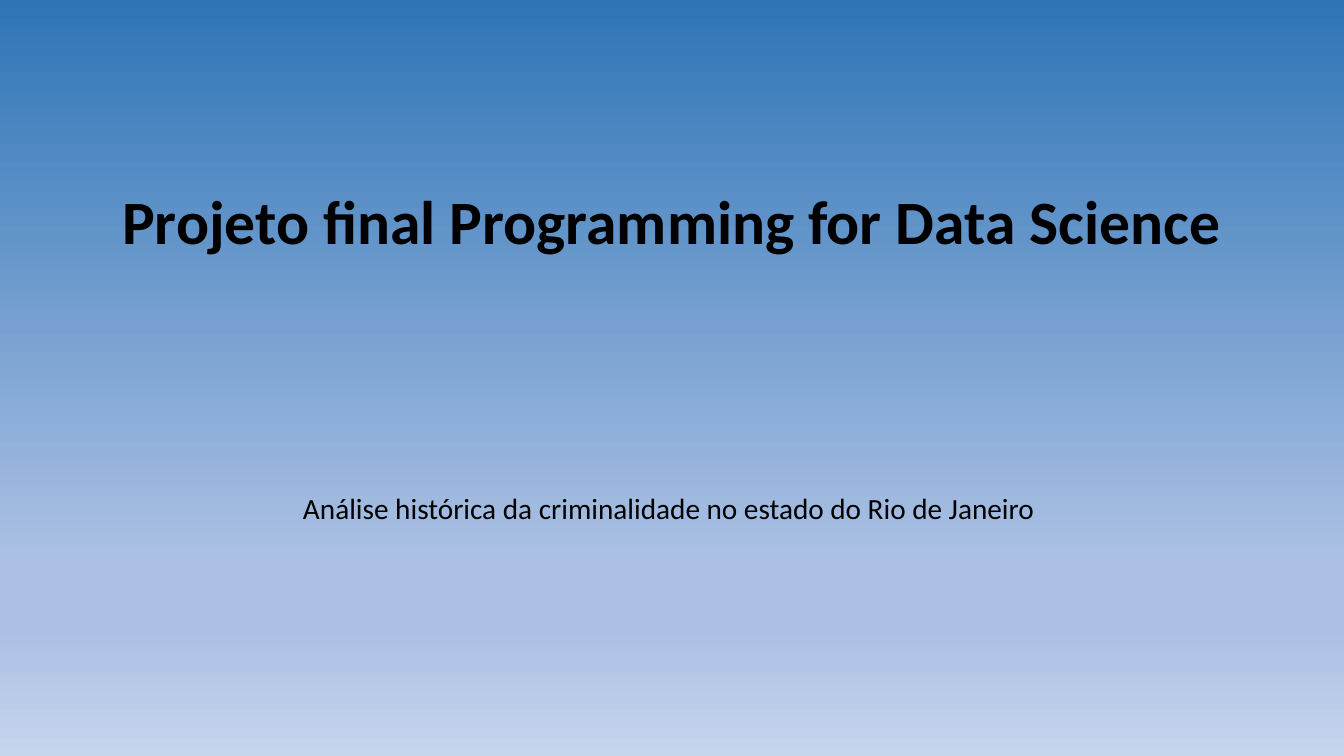
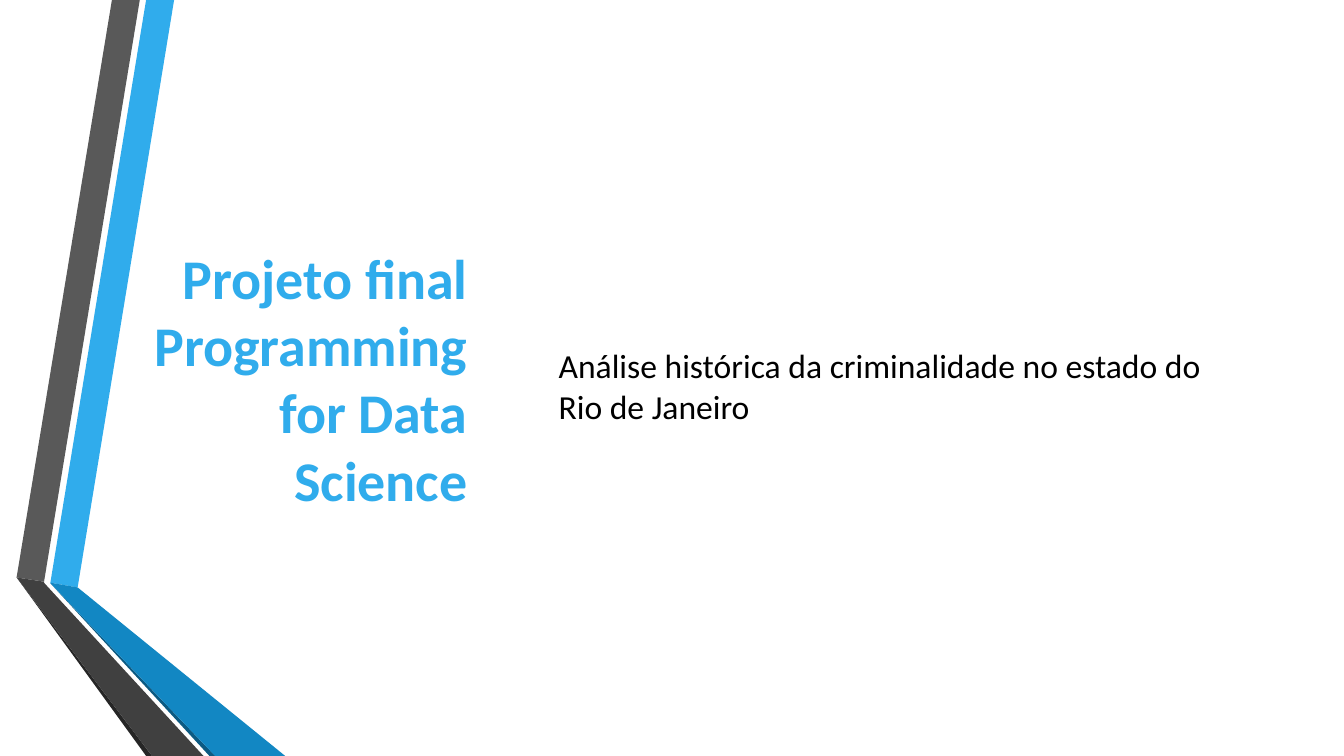
Before and after one commit to DeividCezar/Final_project, a slide deck: slide 1 of Apresentação.pptx. Drawn at 1344x756 pixels with LibreOffice and Linux fonts; fonts in the diff are those of the drawing. Boxes give left, top, right and bottom in pixels: in the first picture for what was removed or moved away, otherwise in the second. Text is boxed around its words. In the diff, an @@ line names an element or a change of style, - is before the commit and + after.

```diff
--- a/Apresentação.pptx
+++ b/Apresentação.pptx
@@ background gradient #2E75B6 to #ABC0E4 to #C7D5ED to #FFFFFF @@
@@ title "Projeto final Programming for Data ...": place and size @@
-title "Projeto final Programming for Data ..." at (122,200,1220,255)
+title "Projeto final Programming for Data ..." at (154,259,468,502)
@@ title "Projeto final Programming for Data ..." at (154,259,468,502): size 44 to 40 pt, text colour #000000 to #30ACEC; alignment centre to right; line spacing 0.9 to 1 @@
@@ text "Análise histórica da criminalidade no ...": place and size @@
-text "Análise histórica da criminalidade no ..." at (303,498,1034,520)
+text "Análise histórica da criminalidade no ..." at (559,354,1200,420)
@@ text "Análise histórica da criminalidade no ..." at (559,354,1200,420): size 20.9 to 24 pt; alignment centre to left; line spacing 0.7 to 1; vertical alignment top to middle @@
@@ group added at (16,0,285,756): 6 freeform shapes @@
```
Also in this commit, not shown: 2 other slides changed, 26 slides added, 15 slides removed.
